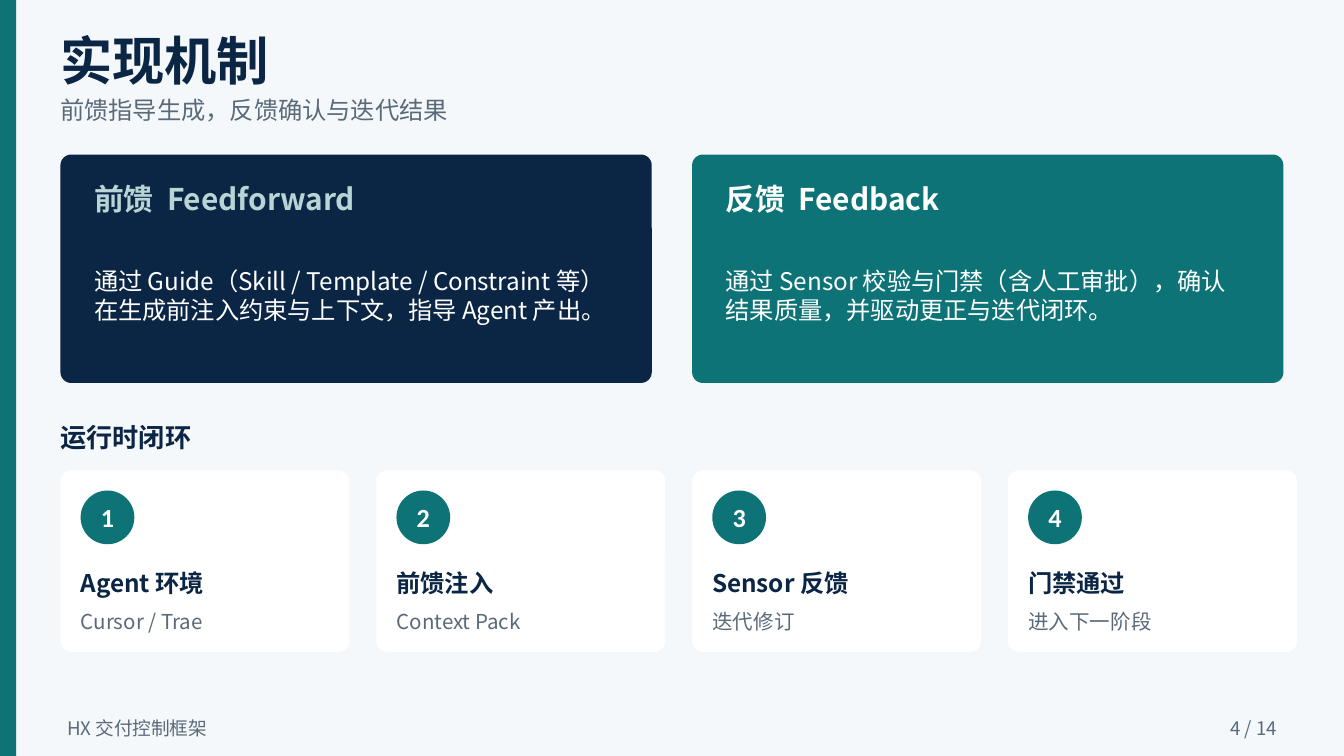
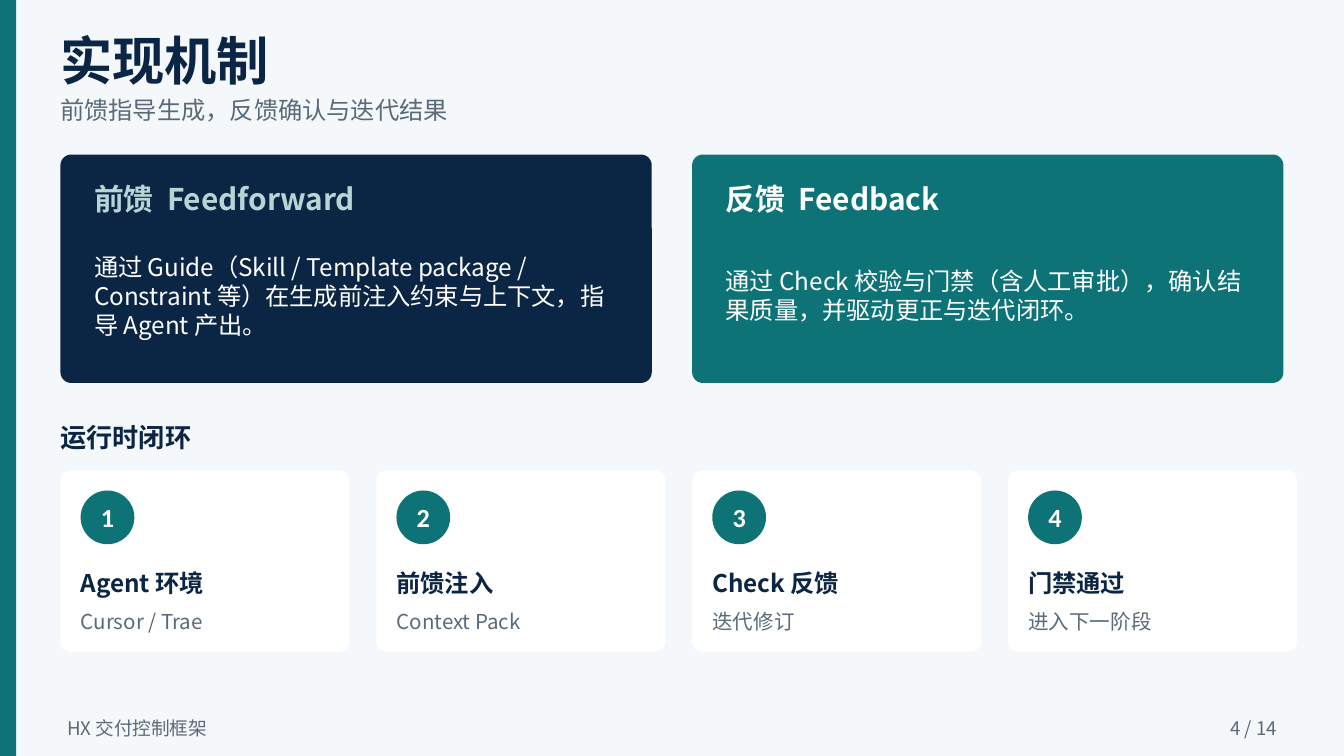
Before and after one commit to llm-insights-share/hx-lite, a slide deck: slide 4 of docs/HX应用介绍.pptx. Drawn at 1344x756 pixels with LibreOffice and Linux fonts; fonts in the diff are those of the drawing. Boxes give left, top, right and bottom in pixels: in the first picture for what was removed or moved away, otherwise in the second. Text is boxed around its words. In the diff, an @@ line names an element or a change of style, - is before the commit and + after.

Commit message:
release: hx-lite v1.02 — Template package/docx delivery & Check terminology
Propagate Guide template packages (incl. .docx) through export, sync, and
shell path layout; align gates/docs/PPTX to Check wording and nhx check.

```diff
--- a/docs/HX应用介绍.pptx
+++ b/docs/HX应用介绍.pptx
@@ text at bbox=[94, 255, 604, 340]: text changed @@
-通过 Guide（Skill / Template / Constraint 等）在生成前注入约束与上下文，指导 Agent 产出。
+通过 Guide（Skill / Template package / Constraint 等）在生成前注入约束与上下文，指导 Agent 产出。
@@ text at bbox=[726, 269, 1241, 322]: text changed @@
-通过 Sensor 校验与门禁（含人工审批），确认结果质量，并驱动更正与迭代闭环。
+通过 Check 校验与门禁（含人工审批），确认结果质量，并驱动更正与迭代闭环。
@@ text at bbox=[712, 571, 839, 594]: text changed @@
-Sensor 反馈
+Check 反馈
```
Also in this commit, not shown: 11 other slides changed, 35 other files.
